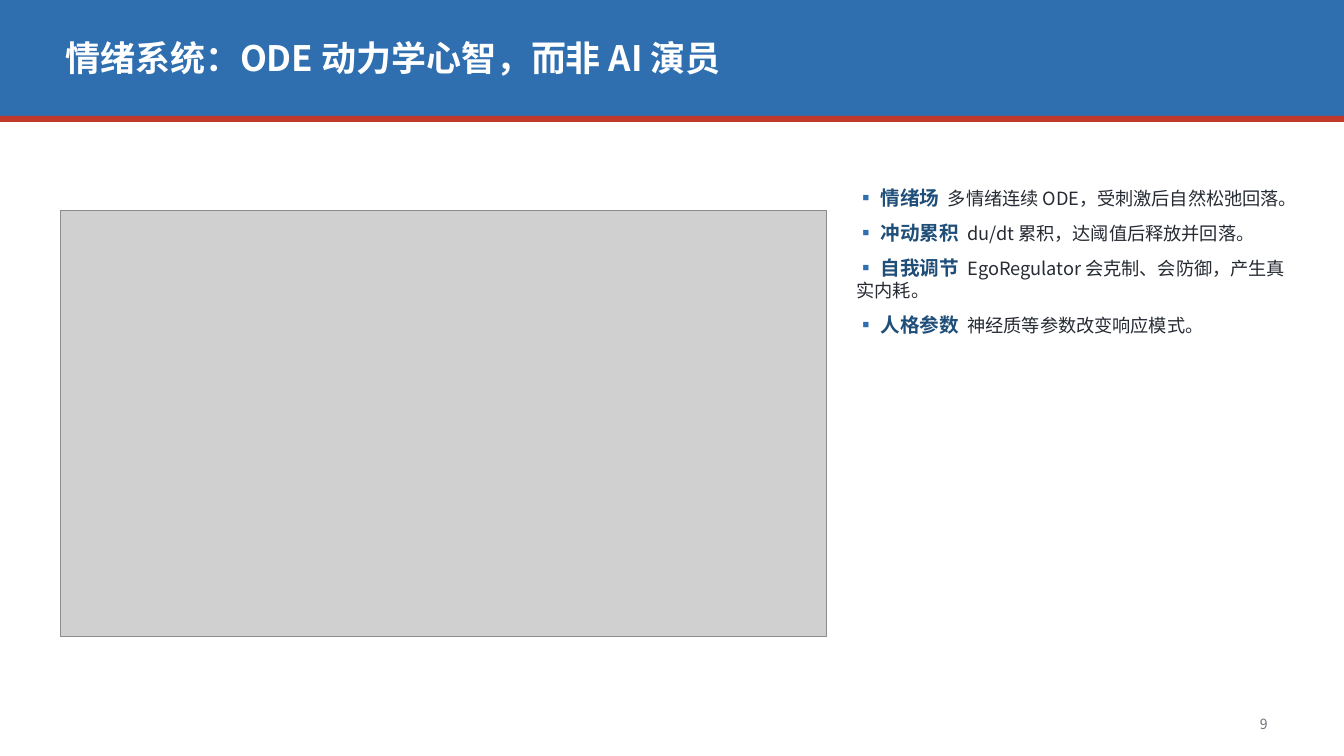
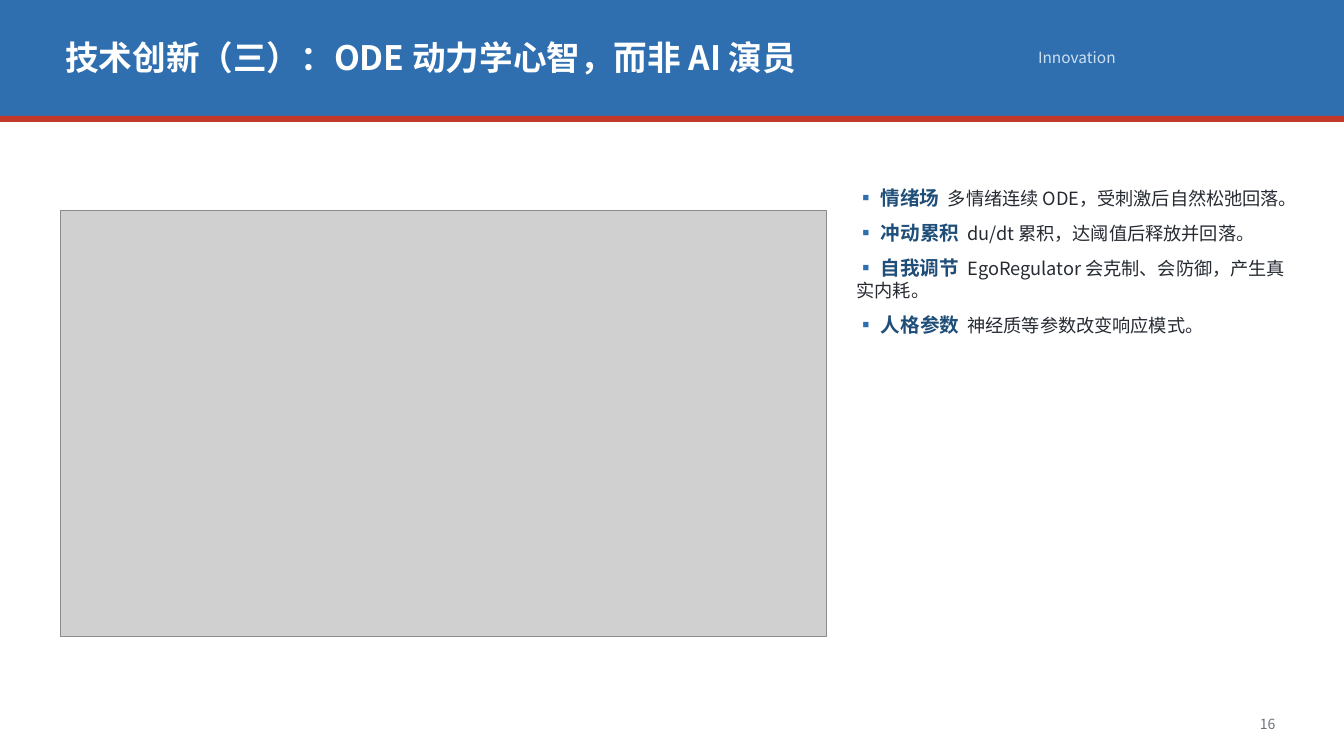
Before and after one commit to Zjx20252082383/astrbot-deepseek-template, a slide deck: slide 18 of core/识海_深度项目调研汇报.pptx (slide 10 before the commit). Drawn at 1344x756 pixels with LibreOffice and Linux fonts; fonts in the diff are those of the drawing; grey boxes stand for pictures. Boxes give left, top, right and bottom in pixels: in the first picture for what was removed or moved away, otherwise in the second. Text is boxed around its words. In the diff, an @@ line names an element or a change of style, - is before the commit and + after.

Commit message:
增强调研PPT：新增Hook、政策分析、市场规模与痛点、心理学原理简介+建模实现、技术创新与未来规划，扩至34页

```diff
--- a/core/识海_深度项目调研汇报.pptx
+++ b/core/识海_深度项目调研汇报.pptx
@@ text at box(65, 41, 796, 75): text changed; size 25 to 24 pt @@
-情绪系统：ODE 动力学心智，而非 AI 演员
+技术创新（三）：ODE 动力学心智，而非 AI 演员
@@ text added at box(1038, 51, 1116, 63), 11 pt, text #CFE0F2 @@
+Innovation
@@ text at box(1260, 718, 1276, 729): text changed @@
-9
+16
```
Also in this commit, not shown: 21 other slides changed, 11 slides added, 1 slide removed, 2 other files.
